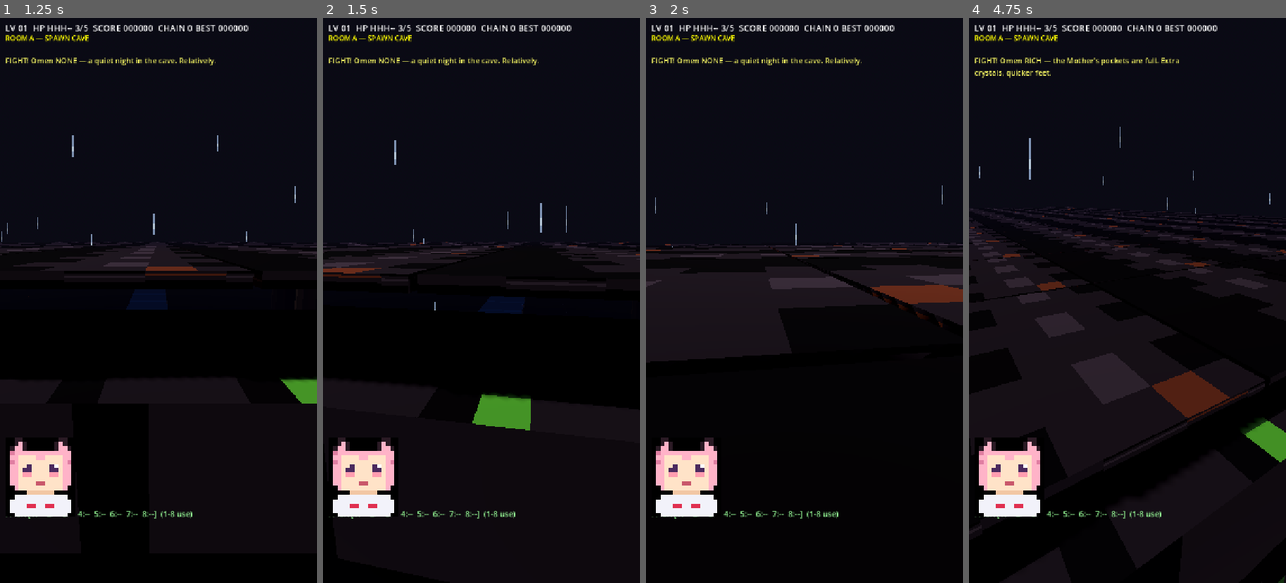
Above: before the commit, frames 1-4 (left to right).
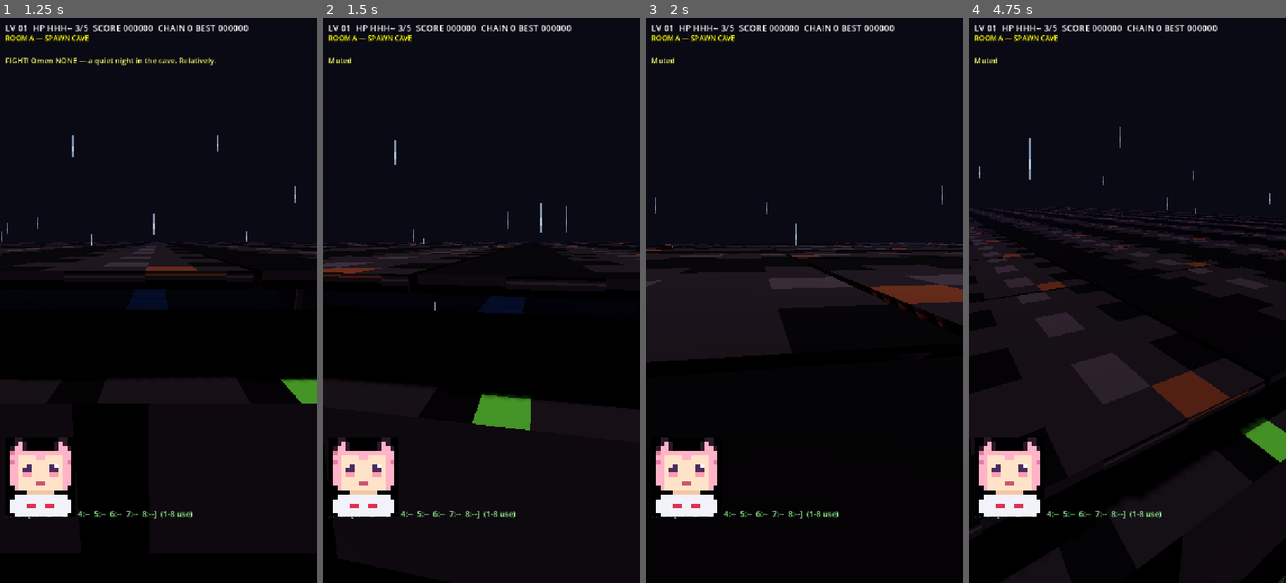
Above: after the commit, the same moments.

Repository: taistelupelto-rgb/tuomon-oma-videopeli
Game: Godot game, scene res://main.tscn
Same seed, same stepped clock (60 frames per second), same inputs: the game is played once before the commit and once after it.
Inputs (mouse positions are in pixels of both pictures, inside the frame that each line leads up to):
- Up to frame 1 (1.25 s): click "TAP TO START / CONTINUE" at 0.5 s
- Up to frame 2 (1.5 s): tap Enter at 1.25 s; move the mouse to (551, 272) at 1.27 s; hold Right from 1.28 s (still down); tap M at 1.35 s; click (551, 272) at 1.42 s
- Up to frame 3 (2 s): keep holding Right; tap Space at 1.52 s
- Up to frame 4 (4.75 s): release Right at 2 s; drag from (1064, 328) to (1111, 413) at 2.02 s; move the mouse to (1159, 176) at 2.77 s; hold Right 2.78-3.5 s; tap Enter at 2.85 s; click (1159, 176) at 2.92 s; tap M at 3.05, 4.55 s; drag from (1111, 413) to (1032, 215) at 3.52 s; move the mouse to (1222, 385) at 4.27 s; hold Left from 4.28 s (still down); tap R at 4.35 s; click (1222, 385) at 4.42 s; tap Space at 4.52 s

Frame 1 is identical in both runs. In frame 2, 0.4% of the frame differs, in the area x 2-68%, y 7-9%; in frame 3, 0.4%; in frame 4, 0.5%, in the area x 1-67%, y 7-11%.

Commit message:
feat: fair river slow for enemies, damage flash, mute key

Diff:
--- a/main.gd
+++ b/main.gd
@@ -106,6 +106,8 @@
 var knife_dmg := 1
 var speed_bonus := 0.0
 var iframes := 0.0
+var dmg_flash := 0.0
+var dmg_rect: ColorRect
 var tick := 0
 
 var grid: Array = []
@@ -1176,11 +1178,18 @@
 			_refresh_overlays()
 		elif k == KEY_C and state == "play":
 			codex_panel.visible = not codex_panel.visible
+		elif k == KEY_M:
+			AudioServer.set_bus_mute(0, not AudioServer.is_bus_mute(0))
+			announce("Muted" if AudioServer.is_bus_mute(0) else "Sound on")
 		elif state == "play" and not paused_game and k >= KEY_1 and k <= KEY_8:
 			inv_use(k - KEY_1)
 
 func _process(delta: float) -> void:
 	tick += 1
+	if dmg_flash > 0.0:
+		dmg_flash = maxf(0.0, dmg_flash - delta * 2.0)
+	if is_instance_valid(dmg_rect):
+		dmg_rect.color = Color(1, 0.1, 0.1, 0.35 * clampf(dmg_flash, 0.0, 1.0))
 	if tick % 60 == 0:
 		var s := get_viewport().get_visible_rect().size
 		cam.fov = 88.0 if s.y > s.x else 70.0
@@ -1457,6 +1466,9 @@
 		else:
 			n.velocity.x = dir.x * sp
 			n.velocity.z = dir.y * sp
+		if cell_at_world(n.position) == "w":
+			n.velocity.x *= 0.55
+			n.velocity.z *= 0.55
 		var _spr: Sprite3D = e.get("sprite")
 		if _spr != null:
 			if float(e.get("flash", 0.0)) > 0.0:
@@ -1560,6 +1572,9 @@
 	if nc == "#" or nc == "P":
 		n.velocity.x = 0.0
 		n.velocity.z = 0.0
+	if cell_at_world(n.position) == "w":
+		n.velocity.x *= 0.55
+		n.velocity.z *= 0.55
 	if not n.is_on_floor():
 		n.velocity.y -= 22.0 * delta
 	else:
@@ -1719,6 +1734,8 @@
 		hp = maxi(hp, 2) # smoke hook: the bot must survive to prove the win path
 	hp -= 1
 	iframes = 1.2
+	dmg_flash = 1.0
+	cam_pitch = clampf(cam_pitch + 0.02, CAM_PITCH_MIN, CAM_PITCH_MAX)
 	combo = 0
 	play_sfx(SFX_HURT)
 	if hp <= 0:
@@ -2175,7 +2192,7 @@
 	minimap.offset_bottom = 156
 	layer.add_child(minimap)
 	minimap.game = self
-	title_panel = _overlay(layer, "CATERPILLAR: KNIFE OF THE MOTHER 3D", LORE_GOAL + "\n\n" + LORE_INTRO + "\n\nTap or ENTER to spawn. Left thumb move, right thumb look, KNIFE hold to slash.")
+	title_panel = _overlay(layer, "CATERPILLAR: KNIFE OF THE MOTHER 3D", LORE_GOAL + "\n\n" + LORE_INTRO + "\n\nTap or ENTER to spawn. Left thumb move, right thumb look, KNIFE hold to slash, M mute.")
 	var title_tex := TextureRect.new()
 	title_tex.texture = load("res://assets/caterpillar.png") as Texture2D
 	title_tex.custom_minimum_size = Vector2(560, 180)
@@ -2198,6 +2215,13 @@
 	pause_label.add_theme_font_size_override("font_size", 28)
 	pause_label.visible = false
 	layer.add_child(pause_label)
+	var _dmg := ColorRect.new()
+	_dmg.name = "DmgFlash"
+	_dmg.set_anchors_preset(Control.PRESET_FULL_RECT)
+	_dmg.color = Color(1, 0.1, 0.1, 0)
+	_dmg.mouse_filter = Control.MOUSE_FILTER_IGNORE
+	layer.add_child(_dmg)
+	dmg_rect = _dmg
 	_build_touch()
 
 func _overlay(layer: CanvasLayer, title: String, body: String, btn_text: String = "TAP TO START / CONTINUE") -> PanelContainer:
